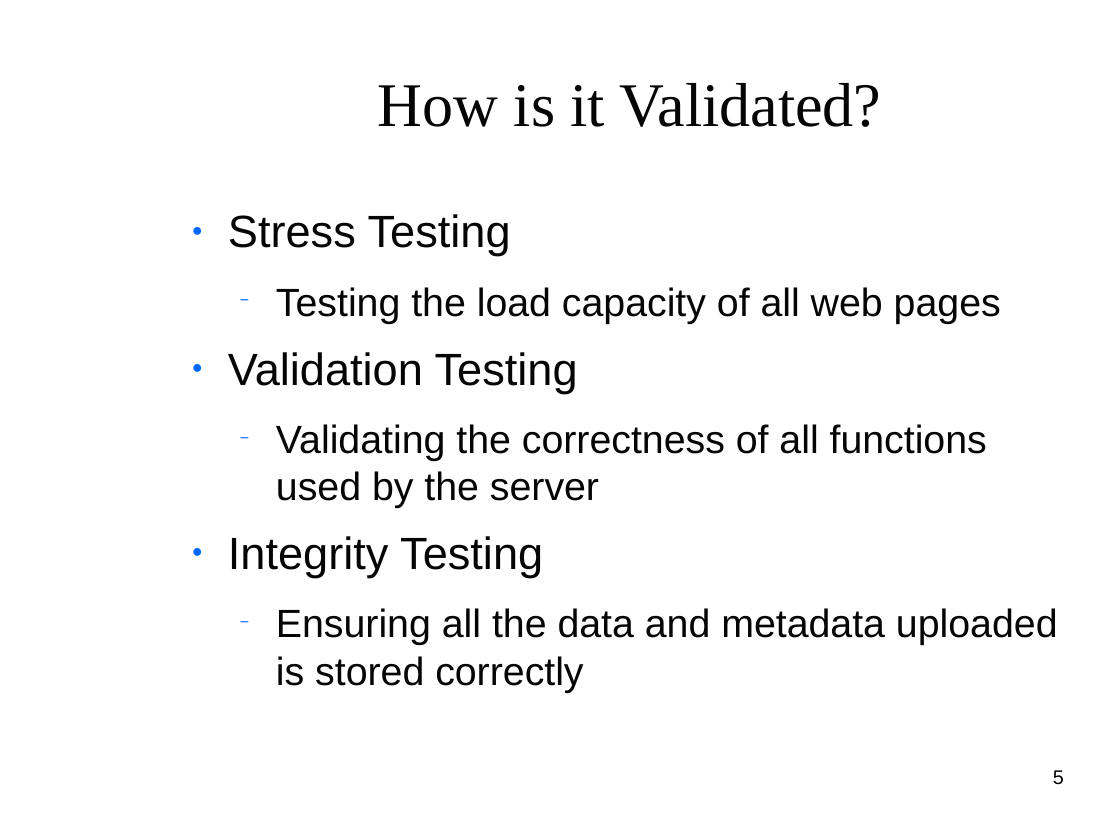
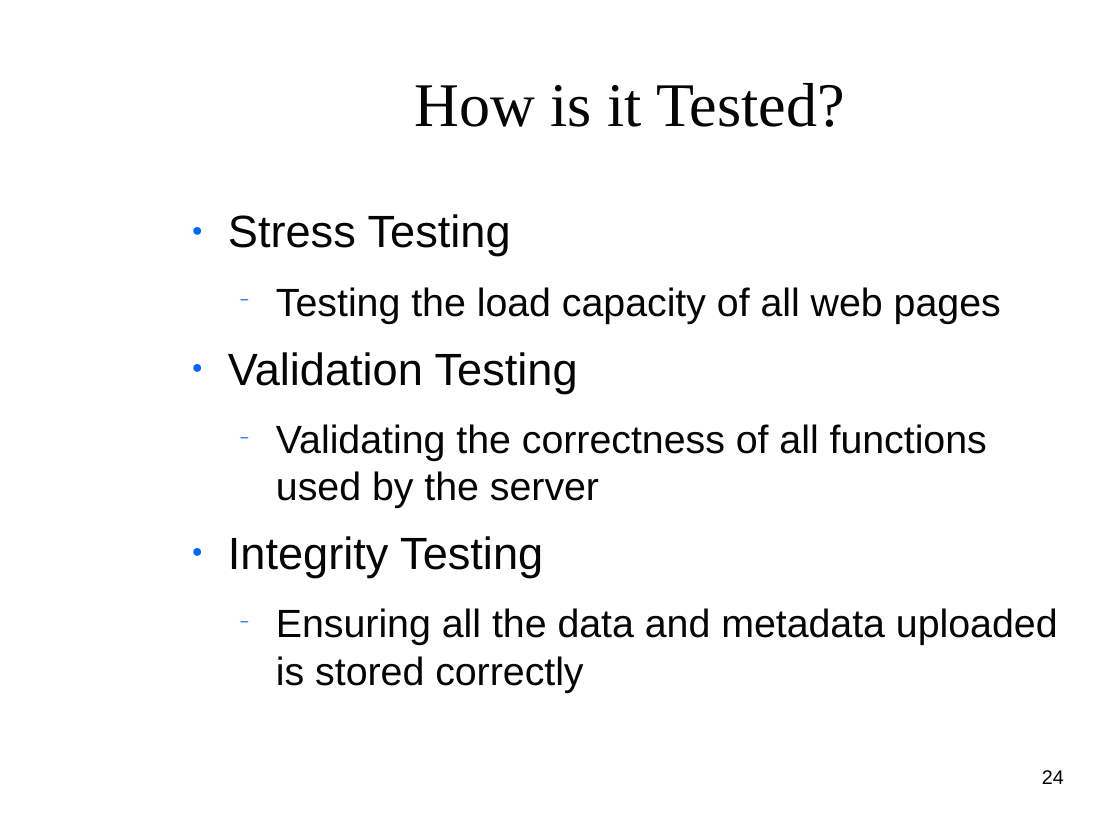
Before and after one commit to clemente-lab/mmeds-meta, a slide deck: slide 24 of sql/mmeds.odp (slide 5 before the commit). Drawn at 1120x840 pixels with LibreOffice and Linux fonts; fonts in the diff are those of the drawing; background and template pictures are left out. Boxes give left, top, right and bottom in pixels: in the first picture for what was removed or moved away, otherwise in the second. Text is boxed around its words. In the diff, an @@ line names an element or a change of style, - is before the commit and + after.

```diff
--- a/sql/mmeds.odp
+++ b/sql/mmeds.odp
@@ title at box(414, 83, 845, 127): text changed @@
-How is it Validated?
+How is it Tested?
@@ page number at box(1042, 770, 1064, 784): text changed @@
-5
+24
```
Also in this commit, not shown: 3 other slides changed, 6 slides added, 1 slide removed, 10 other files.
